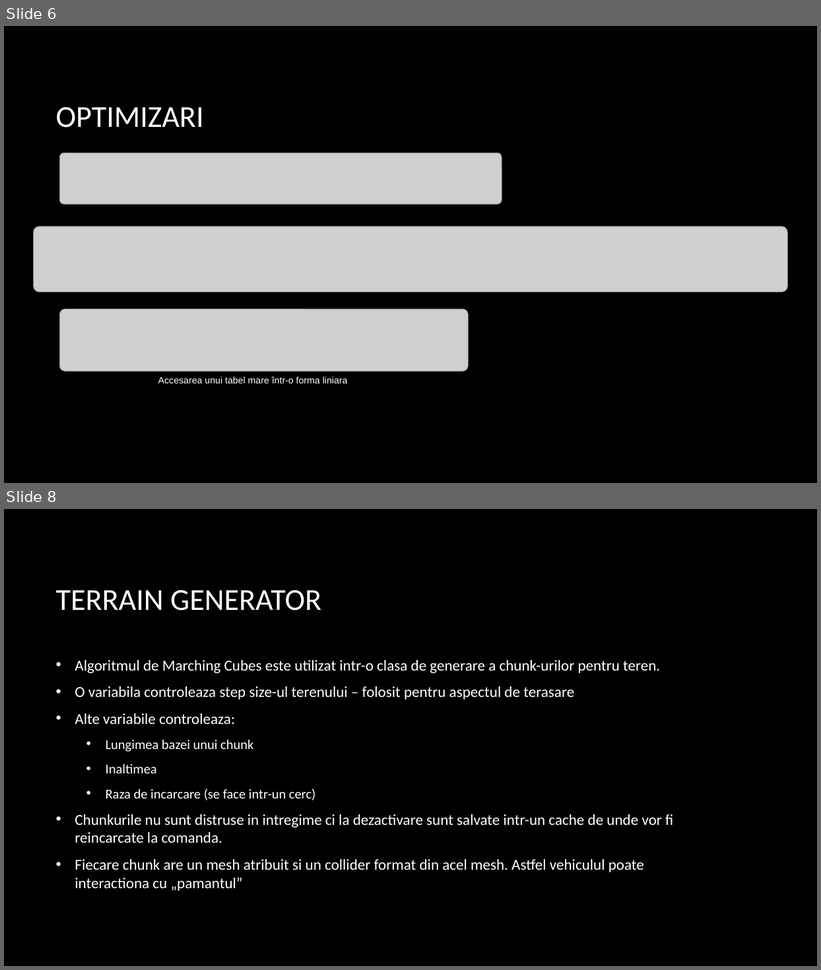
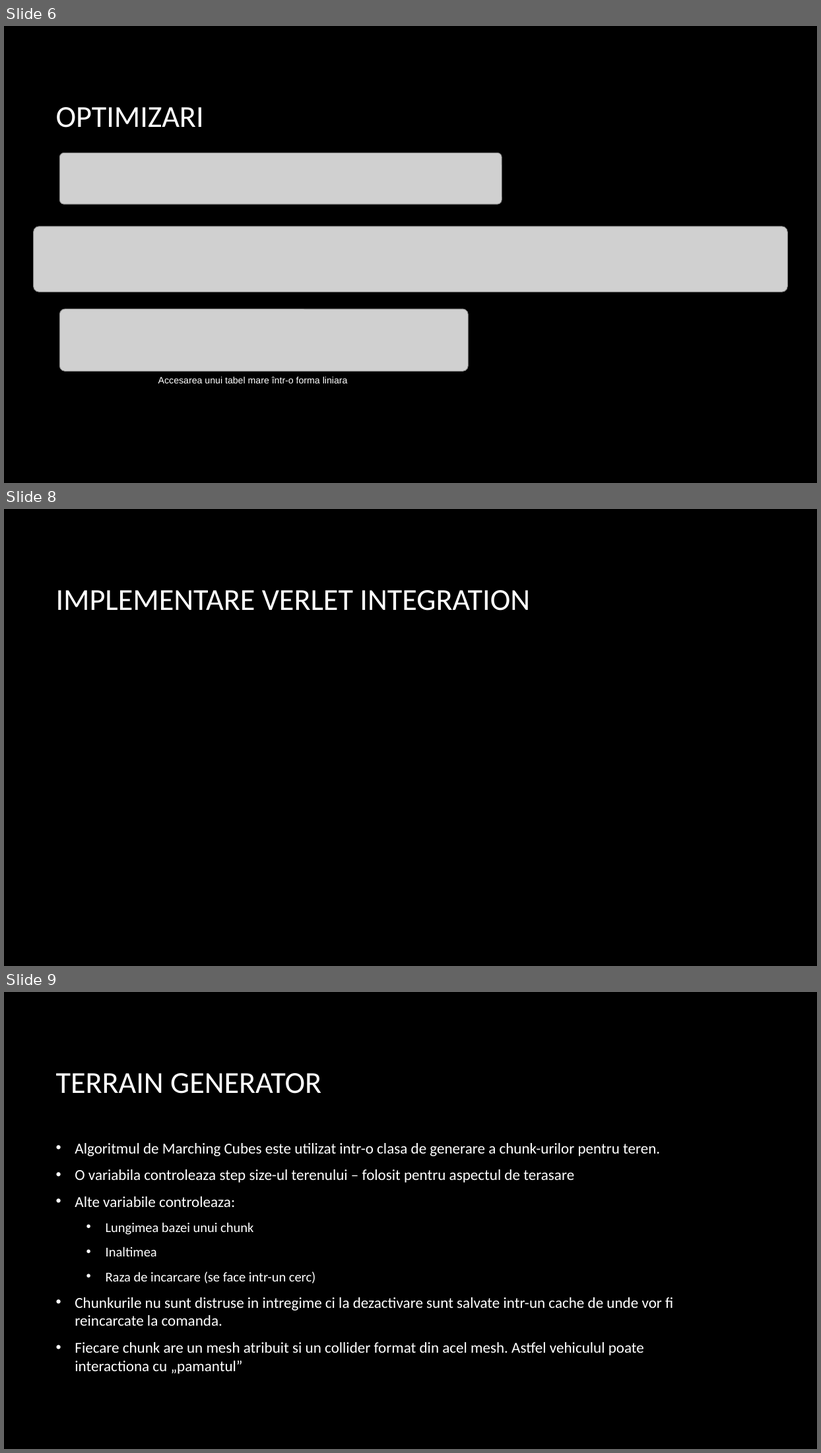
Before and after one commit to AntonVonDelta/ProiectPAS, a slide deck: Prezentare/OceanExploration.pptx. Shown one above the other, each under a label of ours: slides 6 and 8 before the commit, slides 6, 8 and 9 after it; the slides between them are not shown. The pictures are 821x970 and 821x1453 pixels, drawn with LibreOffice and Linux fonts; fonts in the diff are those of the drawing; grey boxes stand for pictures; background and template pictures are left out. Boxes give left, top, right and bottom in pixels: in the first picture for what was removed or moved away, otherwise in the second. Text is boxed around its words. In the diff, an @@ line names an element or a change of style, - is before the commit and + after.

```diff
--- a/Prezentare/OceanExploration.pptx
+++ b/Prezentare/OceanExploration.pptx
@@ slide 8 added at [4, 509, 817, 966], background picture (left out) @@
@@ title added at [56, 590, 530, 611], 36 pt, text #FFFFFF @@
+IMPLEMENTARE VERLET INTEGRATION
@@ what was slide 8 is now slide 9 @@
```
Also in this commit, not shown: 1 slide changed.
